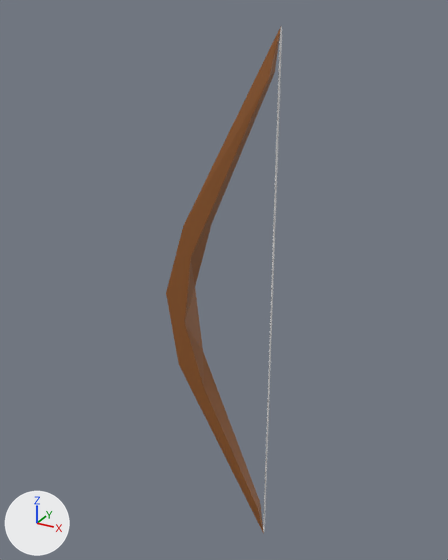
A saved change to the FBX model Assets/Models/Wepons/BowOnTable.fbx.
Camera for both pictures: a camera (50 mm lens) standing at (4.04, -9.11, 5.24) and looking at (-1.1, 0.25, 0.56). The lights are fixed; the arrows at lower left show +X, +Y and +Z. The older version comes first.

Objects in the first picture: 'Bow'.
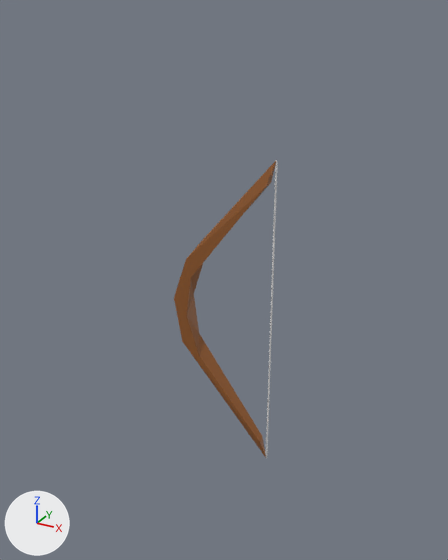
The change, as a list of edits to the scene's bpy script:
```text
Change me_cube_001:
    used by ob_bow; location = (0.0, 0.0, 0.0); rotation_euler = (1.571, 0.0, -3.142), in degrees (90, 0, -180); scale = (0.01, 0.01, 0.01)
    remove me_cube_001.from_pydata(...)  # 432 vertices, 444 faces; spans x -2.0..212.0, y -500.0..500.0, z -20.0..20.0
    add me_cube_001.from_pydata(...)  # 432 vertices, 444 faces; spans x -198.0..2.0, y -300.0..300.0, z -14.0..14.0
    me_cube_001 part 1: the loose piece of 414 vertices spanning x -2.0..2.0, y -500.0..500.0, z -2.0..2.0 is scaled about its middle by (-1, 0.6, -1)
    me_cube_001 part 2: 18 of 432 vertices moved; they spanned x 0.0..212.0, y -500.0..500.0, z -20.0..20.0 and now span x -198.0..0.0, y -300.0..300.0, z -14.0..14.0; mean shift (-231.0, -5.0, 0.0); largest move (212.0, 25.0, -20.0) -> (-198.0, 15.0, 14.0)
Change ob_bow:
    ob_bow.rotation_euler: (1.571, 0.0, -3.142) -> (1.571, 0.0, 0.0)  # degrees (90, 0, -180) -> degrees (90, 0, 0)
```

Boxes (x1, y1, x2, y2) around the edits, measured in the pictures (448 x 560 px; the box of a moved part takes in the faces that stretch with it):
'Bow', reshaped, turned
    before: (166, 27, 282, 534)
    after: (174, 160, 278, 459)
part 1 of me_cube_001, moved or reshaped
    before: (263, 27, 282, 532)
    after: (266, 160, 278, 459)
part 2 of me_cube_001, moved or reshaped
    before: (166, 27, 281, 534)
    after: (174, 161, 276, 457)
